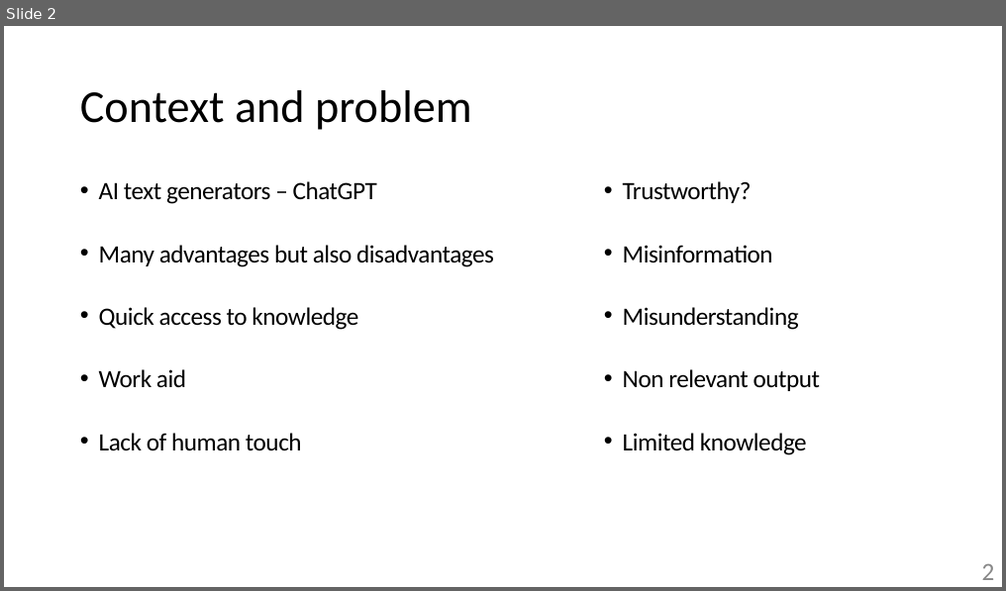
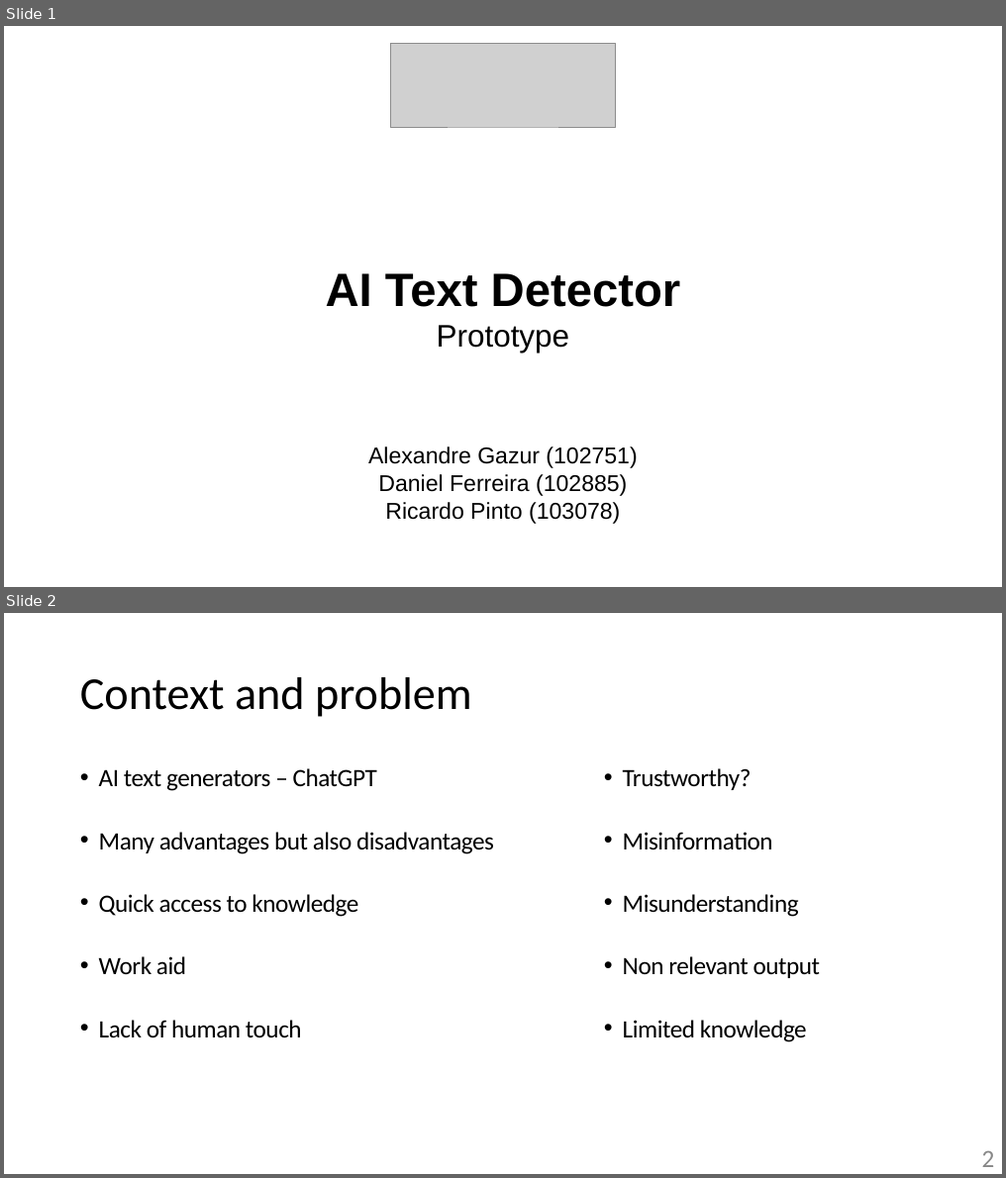
Before and after one commit to zzzzz151/AI-text-detector, a slide deck: presentation-prototype.pptx. Shown one above the other, each under a label of ours: slide 2 before the commit, slides 1 and 2 after it. The pictures are 1006x591 and 1006x1178 pixels, drawn with LibreOffice and Linux fonts; fonts in the diff are those of the drawing; grey boxes stand for pictures. Boxes give left, top, right and bottom in pixels: in the first picture for what was removed or moved away, otherwise in the second. Text is boxed around its words. In the diff, an @@ line names an element or a change of style, - is before the commit and + after.

Commit message:
Updated presentation-prototype

```diff
--- a/presentation-prototype.pptx
+++ b/presentation-prototype.pptx
@@ slide 1 added at box(4, 26, 1002, 587), background #FFFFFF @@
@@ picture added at box(391, 43, 616, 127) @@
@@ title added at box(326, 274, 681, 353), 45 pt, text #000000, bold @@
+AI Text Detector
+Prototype
@@ subtitle added at box(368, 447, 637, 524), 22 pt, text #000000 @@
+Alexandre Gazur (102751)
+Daniel Ferreira (102885)
+Ricardo Pinto (103078)
```
Also in this commit, not shown: 1 slide changed, 4 other slides added, 4 slides removed.
